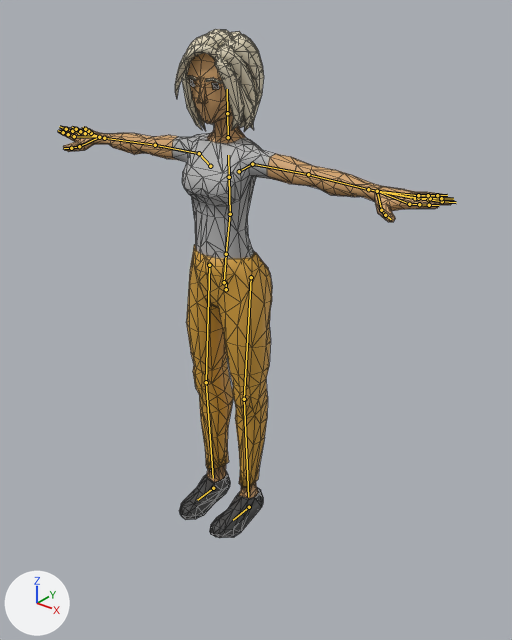
What one commit did to the glTF model js/models/avatars/club-crowd-vf2.glb.
Both versions are drawn from a 50 mm camera at (1.555, -1.839, 1.991) aimed at (0.155, -0.09, 0.907). Every picture has the same lights, and +X, +Y and +Z are marked at lower left. The older version comes first. The bones that change, and the others that lie on the model, are drawn over the model as lines. Mesh edges are drawn as thin lines.

Names of what the first picture shows: 'Casual_Body'.
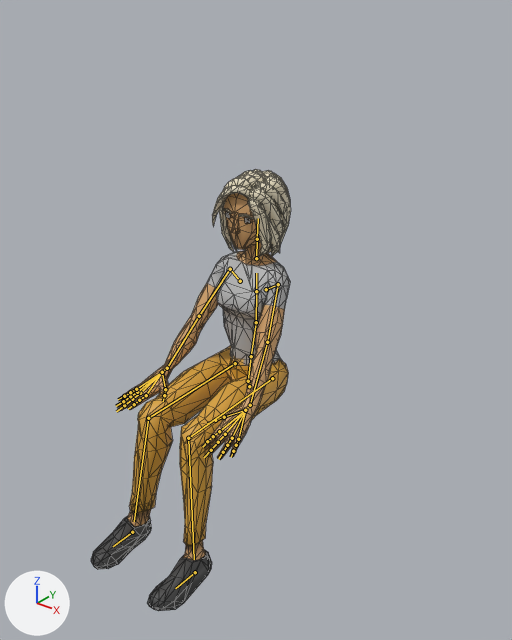
The newer file adds an action. The first version stands in its rest pose; the second is drawn at frame 0 of the action 'Seated_Low_Loop'.

Patch to the scene script:
```diff
--- a/js/models/avatars/club-crowd-vf2.glb.py
+++ b/js/models/avatars/club-crowd-vf2.glb.py
@@ bone_body @@
 bone_body = bpy.data.objects['CharacterArmature'].pose.bones['Body']  # child of 'Root'
-bone_body.location = (0.0, 0.0, 0.0)
-bone_body.rotation_quaternion = (1.0, 0.0, 0.0, 0.0)  # degrees (0, 0, 0)
+bone_body.location = (0.0, -0.47, -0.13)
+bone_body.rotation_quaternion = (1.0, -0.025, -0.002, 0.0)  # degrees (-3, 0, 0)
@@ bone_head @@
 bone_head = bpy.data.objects['CharacterArmature'].pose.bones['Head']  # child of 'Neck'
-bone_head.rotation_quaternion = (1.0, 0.0, 0.0, 0.0)  # degrees (0, 0, 0)
+bone_head.rotation_quaternion = (1.0, -0.006, -0.016, 0.0)  # degrees (-1, -2, 0)
@@ bone_upperarm_l @@
 bone_upperarm_l = bpy.data.objects['CharacterArmature'].pose.bones['UpperArm.L']  # child of 'Shoulder.L'
-bone_upperarm_l.rotation_quaternion = (1.0, 0.0, 0.0, 0.0)  # degrees (0, 0, 0)
+bone_upperarm_l.rotation_quaternion = (0.782, -0.509, 0.009, -0.358)  # degrees (-59, -20, -38)
@@ bone_lowerarm_l @@
 bone_lowerarm_l = bpy.data.objects['CharacterArmature'].pose.bones['LowerArm.L']  # child of 'UpperArm.L'
-bone_lowerarm_l.rotation_quaternion = (1.0, 0.0, 0.0, 0.0)  # degrees (0, 0, 0)
+bone_lowerarm_l.rotation_quaternion = (0.996, -0.018, 0.076, 0.04)  # degrees (-2, 9, 4)
@@ bone_wrist_l @@
 bone_wrist_l = bpy.data.objects['CharacterArmature'].pose.bones['Wrist.L']  # child of 'LowerArm.L'
-bone_wrist_l.rotation_quaternion = (1.0, 0.0, 0.0, 0.0)  # degrees (0, 0, 0)
+bone_wrist_l.rotation_quaternion = (0.918, 0.214, 0.21, -0.258)  # degrees (19, 30, -26)
@@ bone_upperarm_r @@
 bone_upperarm_r = bpy.data.objects['CharacterArmature'].pose.bones['UpperArm.R']  # child of 'Shoulder.R'
-bone_upperarm_r.rotation_quaternion = (1.0, 0.0, 0.0, 0.0)  # degrees (0, 0, 0)
+bone_upperarm_r.rotation_quaternion = (0.782, -0.502, -0.014, 0.37)  # degrees (-58, 20, 39)
@@ bone_lowerarm_r @@
 bone_lowerarm_r = bpy.data.objects['CharacterArmature'].pose.bones['LowerArm.R']  # child of 'UpperArm.R'
-bone_lowerarm_r.rotation_quaternion = (1.0, 0.0, 0.0, 0.0)  # degrees (0, 0, 0)
+bone_lowerarm_r.rotation_quaternion = (-0.996, 0.017, 0.075, 0.04)  # degrees (-2, -9, -4)
@@ bone_wrist_r @@
 bone_wrist_r = bpy.data.objects['CharacterArmature'].pose.bones['Wrist.R']  # child of 'LowerArm.R'
-bone_wrist_r.rotation_quaternion = (1.0, 0.0, 0.0, 0.0)  # degrees (0, 0, 0)
+bone_wrist_r.rotation_quaternion = (0.923, 0.21, -0.2, 0.251)  # degrees (19, -28, 26)
@@ bone_upperleg_l @@
 bone_upperleg_l = bpy.data.objects['CharacterArmature'].pose.bones['UpperLeg.L']  # child of 'Body'
-bone_upperleg_l.rotation_quaternion = (1.0, 0.0, 0.0, 0.0)  # degrees (0, 0, 0)
+bone_upperleg_l.rotation_quaternion = (-0.766, 0.643, 0.001, 0.004)  # degrees (-80, 0, 0)
@@ bone_lowerleg_l @@
 bone_lowerleg_l = bpy.data.objects['CharacterArmature'].pose.bones['LowerLeg.L']  # child of 'UpperLeg.L'
-bone_lowerleg_l.rotation_quaternion = (1.0, 0.0, 0.0, 0.0)  # degrees (0, 0, 0)
+bone_lowerleg_l.rotation_quaternion = (0.803, 0.593, 0.042, -0.045)  # degrees (73, 7, -1)
@@ bone_upperleg_r @@
 bone_upperleg_r = bpy.data.objects['CharacterArmature'].pose.bones['UpperLeg.R']  # child of 'Body'
-bone_upperleg_r.rotation_quaternion = (1.0, 0.0, 0.0, 0.0)  # degrees (0, 0, 0)
+bone_upperleg_r.rotation_quaternion = (-0.766, 0.643, 0.001, -0.002)  # degrees (-80, 0, 0)
@@ bone_lowerleg_r @@
 bone_lowerleg_r = bpy.data.objects['CharacterArmature'].pose.bones['LowerLeg.R']  # child of 'UpperLeg.R'
-bone_lowerleg_r.rotation_quaternion = (1.0, 0.0, 0.0, 0.0)  # degrees (0, 0, 0)
+bone_lowerleg_r.rotation_quaternion = (0.803, 0.592, -0.042, 0.045)  # degrees (73, -7, 1)
@@ bone_foot_l @@
 bone_foot_l = bpy.data.objects['CharacterArmature'].pose.bones['Foot.L']  # child of 'Root'
-bone_foot_l.location = (0.0, 0.0, 0.0)
+bone_foot_l.location = (0.07, 0.4, 0.002)
@@ bone_foot_r @@
 bone_foot_r = bpy.data.objects['CharacterArmature'].pose.bones['Foot.R']  # child of 'Root'
-bone_foot_r.location = (0.0, 0.0, 0.0)
+bone_foot_r.location = (-0.07, 0.4, 0.002)
```

Changed parts and their boxes [x1, y1, x2, y2] in the pictures (512 x 640 px):
'Casual_Body', posed (49% narrower, 13% shorter): before [58, 29, 454, 538]; after [91, 169, 291, 611]
bone 'Body', root to tip: before (226, 289) to (226, 281); after (249, 386) to (249, 380)
bone 'Head', root to tip: before (227, 113) to (227, 89); after (257, 239) to (258, 218)
bone 'UpperArm.L', root to tip: before (252, 164) to (308, 174); after (278, 284) to (267, 342)
bone 'LowerArm.L', root to tip: before (308, 174) to (368, 189); after (267, 342) to (250, 405)
bone 'Wrist.L', root to tip: before (368, 189) to (377, 191); after (250, 405) to (245, 410)
bone 'UpperArm.R', root to tip: before (199, 153) to (155, 145); after (230, 269) to (199, 316)
bone 'LowerArm.R', root to tip: before (155, 145) to (104, 138); after (199, 316) to (167, 368)
bone 'Wrist.R', root to tip: before (104, 138) to (99, 137); after (167, 368) to (162, 372)
bone 'UpperLeg.L', root to tip: before (251, 277) to (244, 399); after (272, 378) to (188, 438)
bone 'LowerLeg.L', root to tip: before (244, 399) to (248, 497); after (188, 438) to (194, 559)
bone 'UpperLeg.R', root to tip: before (209, 265) to (206, 382); after (235, 363) to (148, 418)
bone 'LowerLeg.R', root to tip: before (206, 382) to (213, 478); after (148, 418) to (134, 521)
bone 'Foot.L', root to tip: before (249, 507) to (233, 520); after (195, 572) to (175, 588)
bone 'Foot.R', root to tip: before (213, 488) to (197, 500); after (132, 532) to (113, 546)
